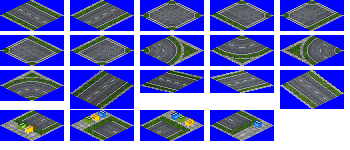
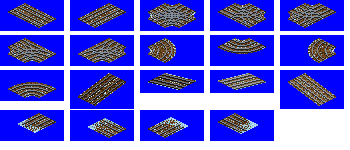
Layer changes from the first 350x150 image to the second:
hid "Atrezzo" over [18, 110, 262, 134]
showed "RAIL_SNOW" over [8, 3, 336, 138]
hid "ASF2_AVENUE", moved it above "ASF2_AVENUE_SNOW" over [0, 0, 344, 141]
